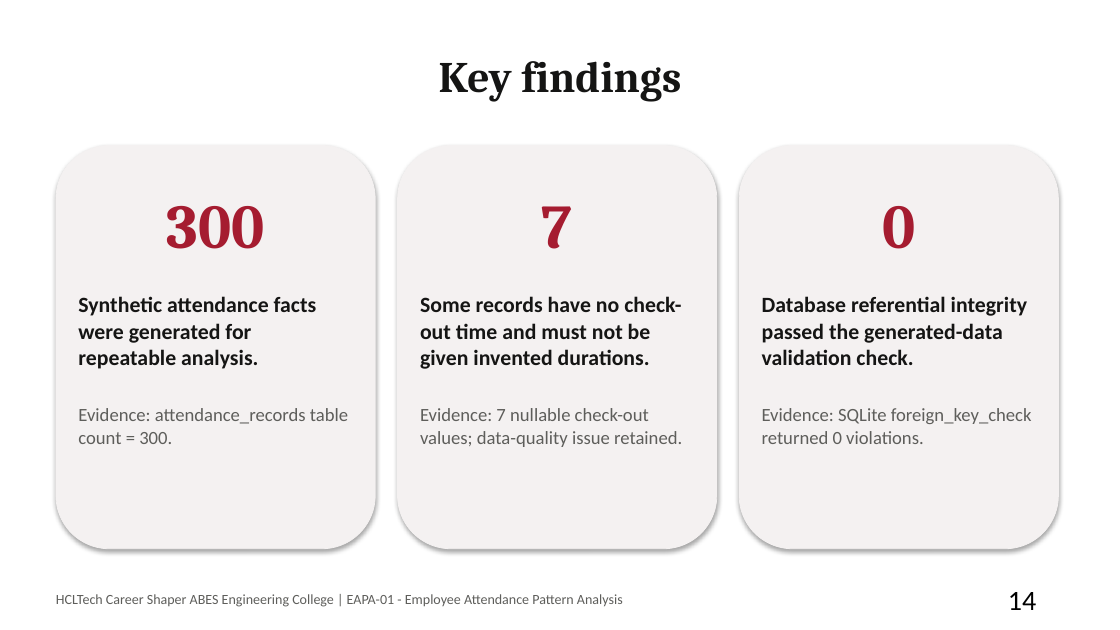
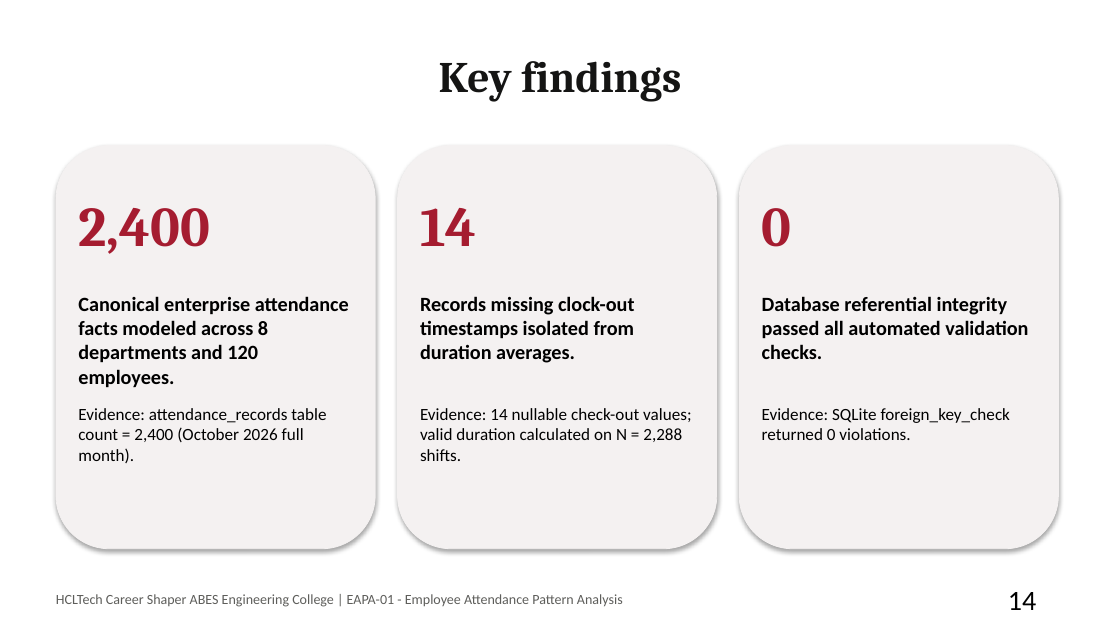
Before and after one commit to AyushKatiyar972194/Employee_Attendance_Pattern_Analysis, a slide deck: slide 14 of EAPA-01_Presentation.pptx. Drawn at 1120x630 pixels with LibreOffice and Linux fonts; fonts in the diff are those of the drawing. Boxes give left, top, right and bottom in pixels: in the first picture for what was removed or moved away, otherwise in the second. Text is boxed around its words. In the diff, an @@ line names an element or a change of style, - is before the commit and + after.

Commit message:
docs: align all presentation slides with 2400-record Enterprise Dataset and 58 passing tests

```diff
--- a/EAPA-01_Presentation.pptx
+++ b/EAPA-01_Presentation.pptx
@@ text "0" at bbox=[762, 208, 792, 247]: size 40 to 36 pt; alignment centre to left @@
@@ text at bbox=[78, 208, 210, 254]: text changed; size 40 to 36 pt @@
-300
+2,400
@@ text at bbox=[420, 208, 477, 246]: text changed; size 40 to 36 pt @@
-7
+14
@@ text at bbox=[78, 296, 349, 388]: text changed; size 14 to 13 pt; text colour #151514 to #000000 @@
-Synthetic attendance facts were generated for repeatable analysis.
+Canonical enterprise attendance facts modeled across 8 departments and 120 employees.
@@ text at bbox=[420, 296, 635, 363]: text changed; size 14 to 13 pt; text colour #151514 to #000000 @@
-Some records have no check-out time and must not be given invented durations.
+Records missing clock-out timestamps isolated from duration averages.
@@ text at bbox=[762, 296, 1028, 359]: text changed; size 14 to 13 pt; text colour #151514 to #000000 @@
-Database referential integrity passed the generated-data validation check.
+Database referential integrity passed all automated validation checks.
@@ text at bbox=[78, 408, 326, 463]: text changed; size 12 to 11 pt; text colour #5E5E5B to #000000 @@
-Evidence: attendance_records table count = 300.
+Evidence: attendance_records table count = 2,400 (October 2026 full month).
@@ text at bbox=[420, 408, 691, 461]: text changed; size 12 to 11 pt; text colour #5E5E5B to #000000 @@
-Evidence: 7 nullable check-out values; data-quality issue retained.
+Evidence: 14 nullable check-out values; valid duration calculated on N = 2,288 shifts.
@@ text "Evidence: SQLite foreign_key_check returned 0 ..." at bbox=[762, 408, 1010, 440]: size 12 to 11 pt, text colour #5E5E5B to #000000 @@
```
Also in this commit, not shown: 4 other slides changed, 12 other files.
